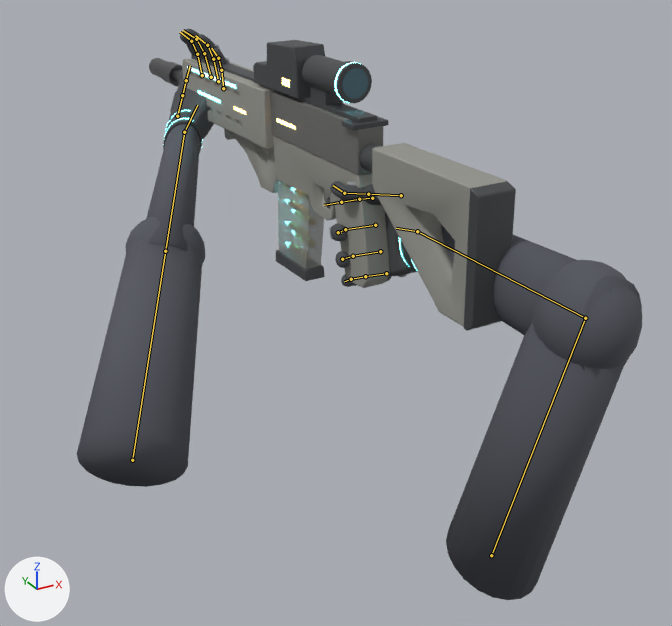
The glTF model assets/models/xmr4.glb as it was, and as the next commit left it.
Before and after are seen from a camera (50 mm lens) standing at (-0.503, -0.869, 0.306) and looking at (-0.01, 0.028, -0.142). The axes (+X, +Y, +Z) are drawn at lower left. The lights are the same throughout. The older version comes first. Both versions are drawn at frame 65 of the action 'Scene'; the numbers are the values there. The bones that bend it are drawn over the model as lines.

Objects in the first picture: 'ButtPad', 'Foregrip', 'GloveMesh.L', 'GloveMesh.R', 'Handguard', 'HoloSight', 'Lower', 'Magazine', 'PistolGrip', 'Stock', 'TopRail', 'Upper' and 15 more.
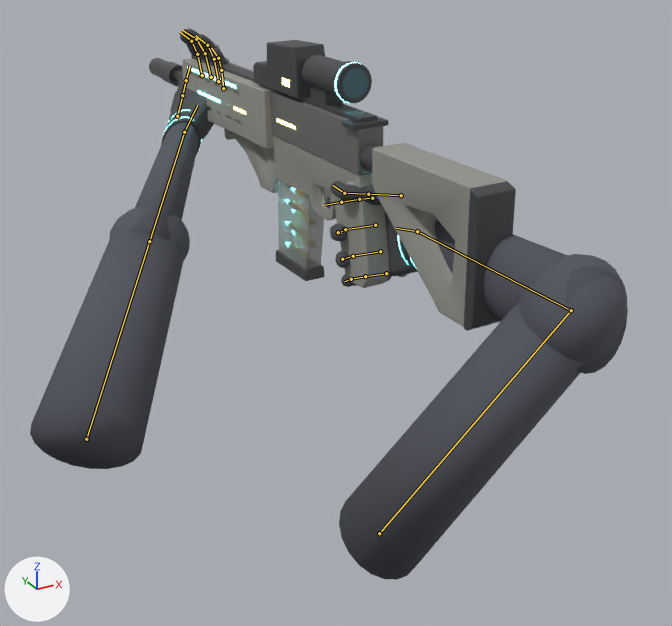
Changed parts and their boxes (x1, y1, x2, y2) in the pictures (672 x 626 px):
'GloveMesh.R', posed: before (326, 181, 642, 600); after (326, 181, 628, 580)
'GloveMesh.L', posed (31% wider): before (77, 29, 230, 487); after (30, 29, 230, 469)
bone 'upperarm', root to tip: before (132, 460) to (165, 251); after (86, 439) to (149, 241)
bone 'forearm', root to tip: before (165, 251) to (184, 132); after (149, 241) to (184, 132)
bone 'upperarm', root to tip: before (491, 555) to (585, 318); after (379, 533) to (571, 310)
bone 'forearm', root to tip: before (585, 318) to (417, 231); after (571, 310) to (417, 231)

The change in detail:
Bone 'upperarm' (bone_upperarm) moves from (0.477, 0.263, 0.089) to (0.467, 0.266, 0.141).
Bone 'upperarm' (bone_upperarm) turns from (-17, 59, 41) to (-22, 51, 38) degrees about its own x, y and z.
Bone 'forearm' (bone_forearm) turns from (0, -85, 0) to (0, -72, 0) degrees about its own x, y and z.
Bone 'hand' (bone_hand) turns from (-15, 22, -61) to (-7, 23, -60) degrees about its own x, y and z.
Bone 'upperarm' (bone_upperarm_) moves from (-0.345, 0.507, 0.014) to (-0.289, 0.533, 0.128).
Bone 'upperarm' (bone_upperarm_) turns from (-2, -4, -123) to (-26, -40, -115) degrees about its own x, y and z.
Bone 'forearm' (bone_forearm_) turns from (3, -4, 106) to (34, -37, 95) degrees about its own x, y and z.
Bone 'hand' (bone_hand_) turns from (1, 0, 17) to (5, 4, 15) degrees about its own x, y and z.
